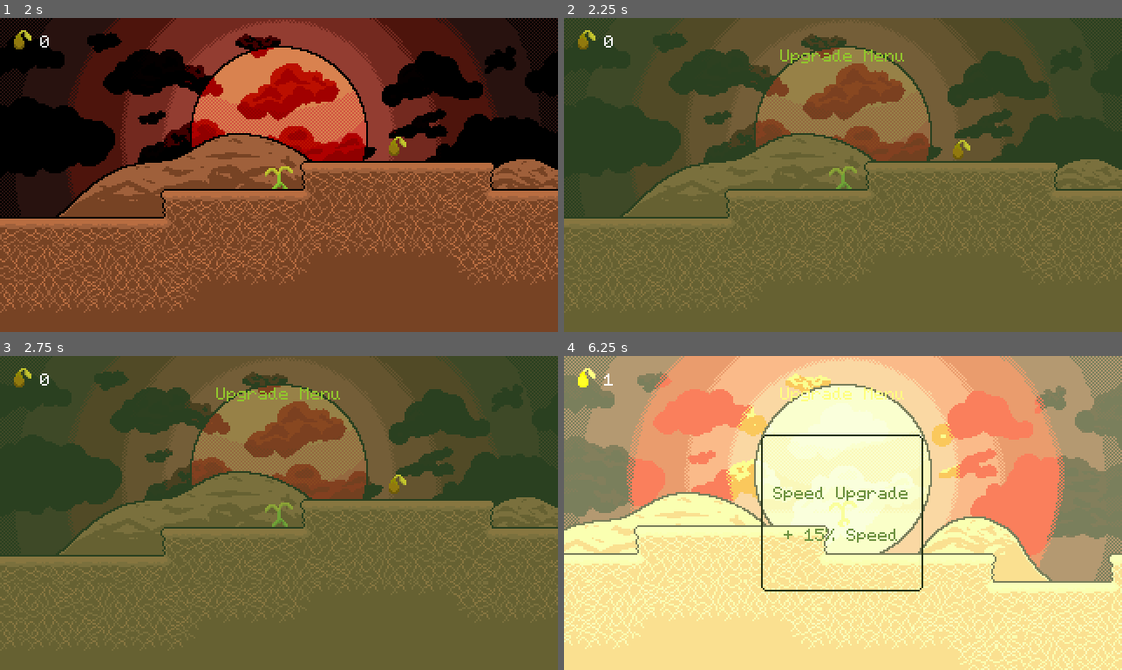
Above: before the commit, frames 1-4 (two rows, left to right).
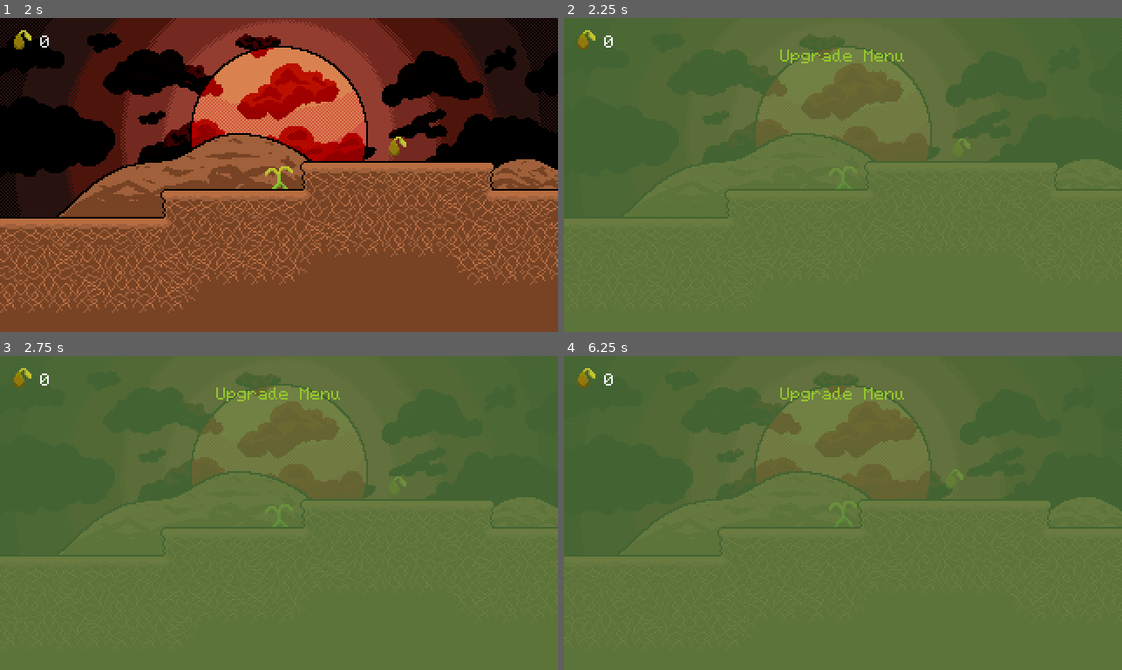
Above: after the commit, the same moments.

Repository: SuperTuxii/Todesstille
Game: Godot game, scene res://scenes/main.tscn
Two runs of this game, one before a commit and one after it. Both use one fixed random seed, a clock stepped at 60 frames per second and the inputs below.
Inputs (mouse positions are in pixels of both pictures, inside the frame that each line leads up to):
- Up to frame 1 (2 s): click "START" at 0.5 s; click "SKIP" at 1.25 s
- Up to frame 2 (2.25 s): click "0" at 2 s
- Up to frame 3 (2.75 s): no input
- Up to frame 4 (6.25 s): tap Enter at 2.75 s; move the mouse to (965, 497) at 2.77 s; hold Right (right) 2.78-4.25 s; tap W (up) at 2.85, 3.02, 3.32, 3.77, 3.8, 4.07, 5.3, 5.85, 6.02 s; move the mouse to (731, 528) at 3.52 s; tap Alt at 3.6 s; click "1" (after the commit: "0") at 4.25 s; move the mouse to (898, 443) at 5.02 s; hold Left (left) 5.03-5.78 s; tap Shift at 5.1 s; move the mouse to (815, 575) at 5.77 s; hold Right (right) from 5.78 s (still down)

Frame 1 is identical in both runs. In frame 2, 48% of the frame differs, in the area x 0-100%, y 0-93%; in frame 3, 48%; in frame 4, 100%, in the area x 0-100%, y 0-100%.

Commit message:
Just some general code restructuring and I added an animation for when you select an upgrade

Diff:
--- a/scenes/level.tscn
+++ b/scenes/level.tscn
@@ -13,7 +13,9 @@
 [ext_resource type="Texture2D" uid="uid://dq0b8tss3hl3g" path="res://assets/textures/tilesheet_combined.png" id="10_fpun6"]
 [ext_resource type="Script" uid="uid://crqoyb7bfuit2" path="res://scripts/moving_node.gd" id="10_olg7q"]
 [ext_resource type="PackedScene" uid="uid://c1t21qbixborm" path="res://scenes/item.tscn" id="13_fpun6"]
+[ext_resource type="Script" uid="uid://ccewun475cnaw" path="res://scripts/upgrade_overlay.gd" id="13_wc255"]
 [ext_resource type="Texture2D" uid="uid://ccu0kgc8ij3ot" path="res://assets/textures/seed.png" id="14_wc255"]
+[ext_resource type="Texture2D" uid="uid://bxy541aw4s81v" path="res://assets/textures/circle.png" id="16_arp2o"]
 
 [sub_resource type="TileSetAtlasSource" id="TileSetAtlasSource_wc255"]
 texture = ExtResource("10_fpun6")
@@ -1421,12 +1423,6 @@
 terrain_set_0/terrain_1/color = Color(0.5, 0.4375, 0.25, 1)
 sources/2 = SubResource("TileSetAtlasSource_wc255")
 
-[sub_resource type="Gradient" id="Gradient_olg7q"]
-colors = PackedColorArray(1, 1, 1, 1, 1, 1, 1, 1)
-
-[sub_resource type="GradientTexture2D" id="GradientTexture2D_t1rx8"]
-gradient = SubResource("Gradient_olg7q")
-
 [sub_resource type="StyleBoxFlat" id="StyleBoxFlat_t1rx8"]
 bg_color = Color(0.50390625, 0.41828156, 0.12597656, 0.49803922)
 
@@ -1447,7 +1443,7 @@
 shader_parameter/color = Color(0.5019608, 0.7607843, 0.1882353, 1)
 
 [sub_resource type="StyleBoxFlat" id="StyleBoxFlat_fpun6"]
-bg_color = Color(0.3333333, 0.5, 0.25, 0.49803922)
+bg_color = Color(0.33333334, 0.5019608, 0.2509804, 0.78431374)
 
 [sub_resource type="Shader" id="Shader_fpun6"]
 code = "shader_type canvas_item;
@@ -1462,6 +1458,109 @@
 [sub_resource type="ShaderMaterial" id="ShaderMaterial_wc255"]
 shader = SubResource("Shader_fpun6")
 shader_parameter/color = Color(0.066250004, 0.1, 0.025, 1)
+
+[sub_resource type="Animation" id="Animation_wc255"]
+resource_name = "upgrade"
+length = 2.0
+tracks/0/type = "value"
+tracks/0/imported = false
+tracks/0/enabled = true
+tracks/0/path = NodePath("Player/Seed:visible")
+tracks/0/interp = 1
+tracks/0/loop_wrap = true
+tracks/0/keys = {
+"times": PackedFloat32Array(0, 1.5),
+"transitions": PackedFloat32Array(1, 1),
+"update": 1,
+"values": [true, false]
+}
+tracks/1/type = "bezier"
+tracks/1/imported = false
+tracks/1/enabled = true
+tracks/1/path = NodePath("Player/Seed:position:x")
+tracks/1/interp = 1
+tracks/1/loop_wrap = true
+tracks/1/keys = {
+"handle_modes": PackedInt32Array(0, 0),
+"points": PackedFloat32Array(-141, -0.25, 0, 0.5, 0, 8, 0, 0, 0, 0),
+"times": PackedFloat32Array(0, 0.75)
+}
+tracks/2/type = "bezier"
+tracks/2/imported = false
+tracks/2/enabled = true
+tracks/2/path = NodePath("Player/Seed:position:y")
+tracks/2/interp = 1
+tracks/2/loop_wrap = true
+tracks/2/keys = {
+"handle_modes": PackedInt32Array(0, 0),
+"points": PackedFloat32Array(-69, -0.25, 0, 0.5, 0, 8, 0, 0, 0, 0),
+"times": PackedFloat32Array(0, 0.75)
+}
+tracks/3/type = "bezier"
+tracks/3/imported = false
+tracks/3/enabled = true
+tracks/3/path = NodePath("Player/DirectionalLight2D:energy")
+tracks/3/interp = 1
+tracks/3/loop_wrap = true
+tracks/3/keys = {
+"handle_modes": PackedInt32Array(0, 0, 2, 2),
+"points": PackedFloat32Array(0, -0.25, 0, 0.25, 0, 8, -0.125, -1.3333334, 0, 0, 8, -0.033333343, 0, 0, 0, 0, -0.049999993, 1.3333334, 0, 0),
+"times": PackedFloat32Array(1, 1.5, 1.7, 2)
+}
+
+[sub_resource type="Animation" id="Animation_arp2o"]
+length = 0.001
+tracks/0/type = "value"
+tracks/0/imported = false
+tracks/0/enabled = true
+tracks/0/path = NodePath("Player/Seed:visible")
+tracks/0/interp = 1
+tracks/0/loop_wrap = true
+tracks/0/keys = {
+"times": PackedFloat32Array(0),
+"transitions": PackedFloat32Array(1),
+"update": 1,
+"values": [false]
+}
+tracks/1/type = "bezier"
+tracks/1/imported = false
+tracks/1/enabled = true
+tracks/1/path = NodePath("Player/Seed:position:x")
+tracks/1/interp = 1
+tracks/1/loop_wrap = true
+tracks/1/keys = {
+"handle_modes": PackedInt32Array(0),
+"points": PackedFloat32Array(-141, -0.25, 0, 0.25, 0),
+"times": PackedFloat32Array(0)
+}
+tracks/2/type = "bezier"
+tracks/2/imported = false
+tracks/2/enabled = true
+tracks/2/path = NodePath("Player/Seed:position:y")
+tracks/2/interp = 1
+tracks/2/loop_wrap = true
+tracks/2/keys = {
+"handle_modes": PackedInt32Array(0),
+"points": PackedFloat32Array(-69, -0.25, 0, 0.25, 0),
+"times": PackedFloat32Array(0)
+}
+tracks/3/type = "bezier"
+tracks/3/imported = false
+tracks/3/enabled = true
+tracks/3/path = NodePath("Player/DirectionalLight2D:energy")
+tracks/3/interp = 1
+tracks/3/loop_wrap = true
+tracks/3/keys = {
+"handle_modes": PackedInt32Array(0),
+"points": PackedFloat32Array(0, -0.25, 0, 0.25, 0),
+"times": PackedFloat32Array(0)
+}
+
+[sub_resource type="AnimationLibrary" id="AnimationLibrary_ux5qa"]
+_data = {
+&"RESET": SubResource("Animation_arp2o"),
+&"upgrade": SubResource("Animation_wc255")
+}
 
 [sub_resource type="StyleBoxEmpty" id="StyleBoxEmpty_wc255"]
 
@@ -1516,6 +1615,14 @@
 tile_map_data = PackedByteArray("AAAKAAcAAgAFAAEAAAD//wgAAgAKAAAAAQAUAAcAAgAMAAEAAAAFAAgAAgAFAAEAAAAQAAcAAgAGAAEAAAAKAA …(19248 unchanged characters)…
 tile_set = SubResource("TileSet_b121j")
 
+[node name="Item" parent="." instance=ExtResource("13_fpun6")]
+position = Vector2(214, 88)
+item_id = &"Seed"
+texture = ExtResource("14_wc255")
+levitation_height = 83.0
+levitation_speed = 1.0
+levitation_range = 8.0
+
 [node name="Player" parent="." instance=ExtResource("2_w7c3h")]
 position = Vector2(140, 96)
 
@@ -1527,11 +1634,9 @@
 [node name="Camera2D" type="Camera2D" parent="Player"]
 position = Vector2(8, 8)
 
-[node name="PointLight2D" type="PointLight2D" parent="Player"]
+[node name="Light" type="DirectionalLight2D" parent="Player"]
 position = Vector2(8, 8)
 energy = 0.0
-texture = SubResource("GradientTexture2D_t1rx8")
-texture_scale = 5.25
 
 [node name="DeathOverlay" type="Label" parent="Player"]
 process_mode = 3
@@ -1572,6 +1677,7 @@
 text = "Retry"
 
 [node name="UpgradeOverlay" type="Label" parent="Player"]
+process_mode = 3
 visible = false
 offset_left = -152.0
 offset_top = -82.0
@@ -1584,6 +1690,7 @@
 text = "
 Upgrade Menu"
 horizontal_alignment = 1
+script = ExtResource("13_wc255")
 
 [node name="HBoxContainer" type="HBoxContainer" parent="Player/UpgradeOverlay"]
 layout_mode = 1
@@ -1608,7 +1715,14 @@
 hover_color = Color(0.15050001, 0.2, 0.089999996, 1)
 pressed_color = Color(0.030650003, 0.05, 0.0069999993, 1)
 
+[node name="AnimationPlayer" type="AnimationPlayer" parent="Player/UpgradeOverlay"]
+root_node = NodePath("../../..")
+libraries = {
+&"": SubResource("AnimationLibrary_ux5qa")
+}
+
 [node name="SeedCount" type="Button" parent="Player"]
+process_mode = 3
 offset_left = -149.0
 offset_top = -79.0
 offset_right = -115.0
@@ -1623,16 +1737,18 @@
 icon = ExtResource("14_wc255")
 alignment = 0
 
-[node name="Item" parent="." instance=ExtResource("13_fpun6")]
-position = Vector2(214, 88)
-item_id = &"Seed"
+[node name="Seed" type="Sprite2D" parent="Player"]
+visible = false
+position = Vector2(-141, -69)
 texture = ExtResource("14_wc255")
-levitation_height = 83.0
-levitation_speed = 1.0
-levitation_range = 8.0
+
+[node name="DirectionalLight2D" type="PointLight2D" parent="Player"]
+position = Vector2(8, 8)
+energy = 0.0
+texture = ExtResource("16_arp2o")
 
 [connection signal="body_entered" from="MovingNode/Area2D" to="." method="_on_area_2d_body_entered"]
 [connection signal="body_exited" from="MovingNode/Area2D" to="." method="_on_area_2d_body_exited"]
 [connection signal="pressed" from="Player/DeathOverlay/RetryButton" to="." method="_on_retry_button_pressed"]
-[connection signal="pressed" from="Player/UpgradeOverlay/HBoxContainer/StyledButton" to="." method="_on_styled_button_pressed"]
-[connection signal="pressed" from="Player/SeedCount" to="." method="_on_seed_count_pressed"]
+[connection signal="pressed" from="Player/UpgradeOverlay/HBoxContainer/StyledButton" to="Player/UpgradeOverlay" method="_on_styled_button_pressed"]
+[connection signal="pressed" from="Player/SeedCount" to="Player/UpgradeOverlay" method="_on_seed_count_pressed"]
--- a/scripts/level.gd
+++ b/scripts/level.gd
@@ -3,7 +3,7 @@
 @onready
 var player: Player = $Player
 @onready
-var point_light: PointLight2D = $Player/PointLight2D
+var light: Light2D = $Player/Light
 
 func _ready() -> void:
 	for child in get_children():
@@ -12,15 +12,12 @@
 	player.standup()
 
 func _process(delta: float) -> void:
-	point_light.energy += (-1.5 if player_safe else 0.75) * delta
-	point_light.energy = clamp(point_light.energy, 0.0, 2.5)
-	if point_light.energy >= 2.49:
-		point_light.energy = 0.0
+	light.energy += (-1.5 if player_safe else 0.75) * delta
+	light.energy = clamp(light.energy, 0.0, 2.5)
+	if light.energy >= 2.49:
+		light.energy = 0.0
 		$Player/DeathOverlay.show()
 		get_tree().paused = true
-
-	if Input.is_action_just_pressed("upgrade_menu"):
-		$Player/UpgradeOverlay.visible = !$Player/UpgradeOverlay.visible
 
 var player_safe: bool = false
 
@@ -35,11 +32,3 @@
 func _on_retry_button_pressed() -> void:
 	get_tree().paused = false
 	get_tree().change_scene_to_file("res://scenes/level.tscn")
-
-func _on_seed_count_pressed() -> void:
-	$Player/UpgradeOverlay.visible = !$Player/UpgradeOverlay.visible
-
-func _on_styled_button_pressed() -> void:
-	$Player/UpgradeOverlay/HBoxContainer/StyledButton.hide()
-	$Player.remove_item("Seed")
-	$Player.speed_amplifier *= 1.15
--- /dev/null
+++ b/scripts/upgrade_overlay.gd
@@ -0,0 +1,19 @@
+extends Label
+
+func _process(_delta: float) -> void:
+	if Input.is_action_just_pressed("upgrade_menu"):
+		toggle_upgrade_menu()
+
+func toggle_upgrade_menu() -> void:
+	visible = !visible
+	get_tree().paused = visible
+
+func _on_seed_count_pressed() -> void:
+	toggle_upgrade_menu()
+
+func _on_styled_button_pressed() -> void:
+	toggle_upgrade_menu()
+	$HBoxContainer/StyledButton.hide()
+	get_parent().remove_item("Seed")
+	get_parent().speed_amplifier *= 1.15
+	$AnimationPlayer.play("upgrade")
Binary file added: assets/textures/circle.png
Not shown, added: assets/textures/circle.png.import
Not shown: 1 places in scenes/level.tscn that only renumber resources
Not shown, added: scripts/upgrade_overlay.gd.uid
Not shown, added: assets/textures/circle.kra
